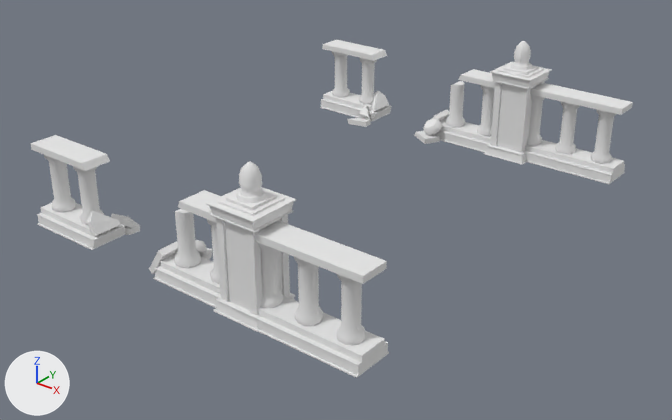
A saved change to the OBJ model Assets/Meshes/rail_4.obj.
One viewpoint serves both versions: a camera (50 mm lens) standing at (13.45, -17.25, 10.26) and looking at (0.26, -0.76, 0.04). The lights are fixed; the arrows at lower left show +X, +Y and +Z. Where no turn or scale is listed for an object, it has been applied to the vertices.

In view in the first picture: 'rail_4'.
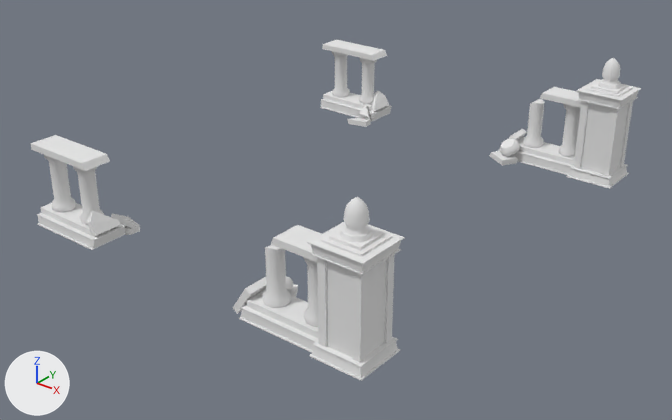
Commit message: update rail 4

The change, as a diff of the scene's bpy script:
```diff
--- a/Assets/Meshes/rail_4.obj.py
+++ b/Assets/Meshes/rail_4.obj.py
@@ me_rail_4 @@
-me_rail_4.from_pydata(...)  # 2232 vertices, 1968 faces; spans x -4.99..4.94, y -6.01..6.11, z -0.04..3.29
+me_rail_4.from_pydata(...)  # 1612 vertices, 1428 faces; spans x -4.99..5.05, y -6.01..6.1, z -0.04..3.29
+# me_rail_4 part 1: the loose piece of 24 vertices spanning x 1.22..2.47, y 4.85..6.1, z 2.18..2.46 is moved by (2.59, 0.0, 0.0)
+# me_rail_4 part 2: the loose piece of 8 vertices spanning x -1.16..-0.28, y 4.42..5.2, z 0.01..0.17 is moved by (2.59, 0.0, 0.0)
+# me_rail_4 part 3: the loose piece of 102 vertices spanning x 1.61..2.08, y 5.25..5.7, z 2.65..3.29 is moved by (2.59, 0.0, 0.0)
+# me_rail_4 part 4: the loose piece of 24 vertices spanning x -0.75..1.34, y 4.97..5.98, z 0.0..0.26 is moved by (2.59, 0.0, 0.0)
+# me_rail_4 part 5: the loose piece of 120 vertices spanning x 1.34..2.34, y 4.97..5.98, z 0.27..2.18 is moved by (2.59, 0.0, 0.0)
+# me_rail_4 part 6: the loose piece of 42 vertices spanning x -0.87..-0.3, y 4.63..5.19, z 0.17..0.62 is moved by (2.59, 0.0, 0.0)
+# me_rail_4 part 7: the loose piece of 8 vertices spanning x -0.66..1.39, y 5.12..5.83, z 0.25..0.41 is moved by (2.59, 0.0, 0.0)
+# me_rail_4 part 8: the loose piece of 8 vertices spanning x -1.08..-0.56, y 5.12..5.83, z -0.03..0.66 is moved by (2.59, 0.0, 0.0)
+# me_rail_4 part 9: the loose piece of 8 vertices spanning x 1.38..2.3, y 5.02..5.93, z 2.46..2.5 is moved by (2.59, 0.0, 0.0)
+# me_rail_4 part 10: the loose piece of 22 vertices spanning x 1.54..2.15, y 5.19..5.76, z 2.56..2.65 is moved by (2.59, 0.0, 0.0)
+# me_rail_4 part 11: the loose piece of 8 vertices spanning x 0.06..1.39, y 5.12..5.83, z 1.92..2.08 is moved by (2.59, 0.0, 0.0)
+# me_rail_4 part 12: the loose piece of 62 vertices spanning x -0.45..0.13, y 5.19..5.76, z 0.41..1.72 is moved by (2.59, 0.0, 0.0)
+# me_rail_4 part 13: the loose piece of 8 vertices spanning x 1.49..2.19, y 5.13..5.82, z 2.5..2.56 is moved by (2.59, 0.0, 0.0)
+# me_rail_4 part 14: the loose piece of 24 vertices spanning x 1.22..2.47, y 4.85..6.1, z 0.0..0.27 is moved by (2.59, 0.0, 0.0)
+# me_rail_4 part 15: the loose piece of 90 vertices spanning x 0.64..1.23, y 5.2..5.75, z 0.41..1.93 is moved by (2.59, 0.0, 0.0)
+# me_rail_4 part 16: the loose piece of 8 vertices spanning x -1.16..-0.28, y -5.11..-4.33, z 0.01..0.17 is moved by (2.59, 0.0, 0.0)
+# me_rail_4 part 17: the loose piece of 8 vertices spanning x 1.38..2.3, y -5.85..-4.93, z 2.46..2.5 is moved by (2.59, 0.0, 0.0)
+# me_rail_4 part 18: the loose piece of 24 vertices spanning x 1.22..2.47, y -6.01..-4.76, z 0.0..0.27 is moved by (2.59, 0.0, 0.0)
+# me_rail_4 part 19: the loose piece of 102 vertices spanning x 1.61..2.08, y -5.61..-5.17, z 2.65..3.29 is moved by (2.59, 0.0, 0.0)
+# me_rail_4 part 20: the loose piece of 24 vertices spanning x -0.75..1.34, y -5.89..-4.88, z 0.0..0.26 is moved by (2.59, 0.0, 0.0)
+# me_rail_4 part 21: the loose piece of 8 vertices spanning x 1.49..2.19, y -5.74..-5.04, z 2.5..2.56 is moved by (2.59, 0.0, 0.0)
+# me_rail_4 part 22: the loose piece of 8 vertices spanning x 0.06..1.39, y -5.74..-5.04, z 1.92..2.08 is moved by (2.59, 0.0, 0.0)
+# me_rail_4 part 23: the loose piece of 8 vertices spanning x -1.08..-0.56, y -5.74..-5.04, z -0.03..0.66 is moved by (2.59, 0.0, 0.0)
+# me_rail_4 part 24: the loose piece of 120 vertices spanning x 1.34..2.34, y -5.89..-4.89, z 0.27..2.18 is moved by (2.59, 0.0, 0.0)
+# me_rail_4 part 25: the loose piece of 42 vertices spanning x -0.87..-0.3, y -5.1..-4.54, z 0.17..0.62 is moved by (2.59, 0.0, 0.0)
+# me_rail_4 part 26: the loose piece of 62 vertices spanning x -0.45..0.13, y -5.67..-5.1, z 0.41..1.72 is moved by (2.59, 0.0, 0.0)
+# me_rail_4 part 27: the loose piece of 8 vertices spanning x -0.66..1.39, y -5.74..-5.04, z 0.25..0.41 is moved by (2.59, 0.0, 0.0)
+# me_rail_4 part 28: the loose piece of 90 vertices spanning x 0.64..1.23, y -5.67..-5.11, z 0.41..1.93 is moved by (2.59, 0.0, 0.0)
+# me_rail_4 part 29: the loose piece of 22 vertices spanning x 1.54..2.15, y -5.68..-5.1, z 2.56..2.65 is moved by (2.59, 0.0, 0.0)
+# me_rail_4 part 30: the loose piece of 24 vertices spanning x 1.22..2.47, y -6.01..-4.76, z 2.18..2.46 is moved by (2.59, 0.0, 0.0)
+# me_rail_4 part 31: 12 loose pieces with 620 vertices, spanning x 1.89..4.94, y -5.99..6.11, z 0.0..2.08, are deleted
 me_rail_4.materials.append(mat_standardsurface1sg)
```

Boxes [x1, y1, x2, y2] around the edits, measured in the pictures (672 x 420 px; the box of a moved part takes in the faces that stretch with it):
'rail_4', reshaped
    before: [31, 40, 633, 378]
    after: [31, 40, 641, 381]
part 1 of me_rail_4, moved or reshaped
    before: [490, 62, 551, 89]
    after: [576, 79, 641, 110]
part 2 of me_rail_4, moved or reshaped
    before: [414, 131, 440, 144]
    after: [489, 151, 517, 166]
part 3 of me_rail_4, moved or reshaped
    before: [514, 41, 531, 66]
    after: [602, 58, 620, 85]
part 4 of me_rail_4, moved or reshaped
    before: [436, 130, 489, 152]
    after: [514, 151, 573, 175]
part 5 of me_rail_4, moved or reshaped
    before: [490, 82, 544, 153]
    after: [574, 101, 633, 176]
part 6 of me_rail_4, moved or reshaped
    before: [423, 119, 442, 135]
    after: [500, 139, 520, 156]
part 7 of me_rail_4, moved or reshaped
    before: [440, 117, 491, 143]
    after: [517, 137, 575, 165]
part 8 of me_rail_4, moved or reshaped
    before: [423, 110, 449, 131]
    after: [498, 129, 527, 151]
part 9 of me_rail_4, moved or reshaped
    before: [498, 64, 544, 78]
    after: [585, 80, 633, 97]
part 10 of me_rail_4, moved or reshaped
    before: [510, 62, 532, 70]
    after: [598, 79, 621, 89]
part 11 of me_rail_4, moved or reshaped
    before: [458, 69, 495, 88]
    after: [540, 87, 582, 108]
part 12 of me_rail_4, moved or reshaped
    before: [446, 81, 465, 127]
    after: [523, 99, 545, 148]
part 13 of me_rail_4, moved or reshaped
    before: [504, 65, 538, 74]
    after: [591, 82, 628, 94]
part 14 of me_rail_4, moved or reshaped
    before: [484, 143, 528, 165]
    after: [566, 164, 629, 189]
part 15 of me_rail_4, moved or reshaped
    before: [477, 85, 495, 136]
    after: [558, 104, 581, 157]
part 16 of me_rail_4, moved or reshaped
    before: [199, 248, 212, 260]
    after: [287, 284, 298, 297]
part 17 of me_rail_4, moved or reshaped
    before: [218, 191, 285, 216]
    after: [320, 226, 392, 257]
part 18 of me_rail_4, moved or reshaped
    before: [213, 293, 295, 332]
    after: [309, 337, 400, 381]
part 19 of me_rail_4, moved or reshaped
    before: [239, 161, 263, 197]
    after: [343, 197, 370, 235]
part 20 of me_rail_4, moved or reshaped
    before: [153, 266, 221, 308]
    after: [239, 305, 318, 353]
part 21 of me_rail_4, moved or reshaped
    before: [226, 192, 277, 210]
    after: [329, 229, 383, 250]
part 22 of me_rail_4, moved or reshaped
    before: [178, 190, 221, 222]
    after: [271, 225, 321, 262]
part 23 of me_rail_4, moved or reshaped
    before: [149, 241, 178, 274]
    after: [233, 277, 266, 314]
part 24 of me_rail_4, moved or reshaped
    before: [216, 215, 290, 315]
    after: [317, 255, 395, 363]
